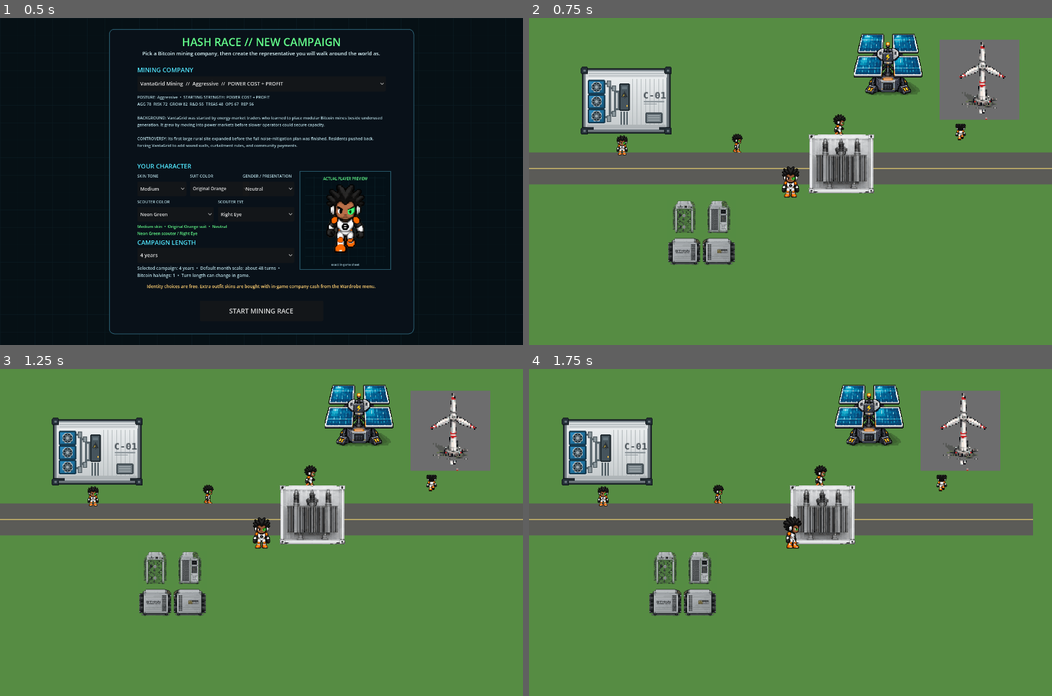
Above: before the commit, frames 1-4 (two rows, left to right).
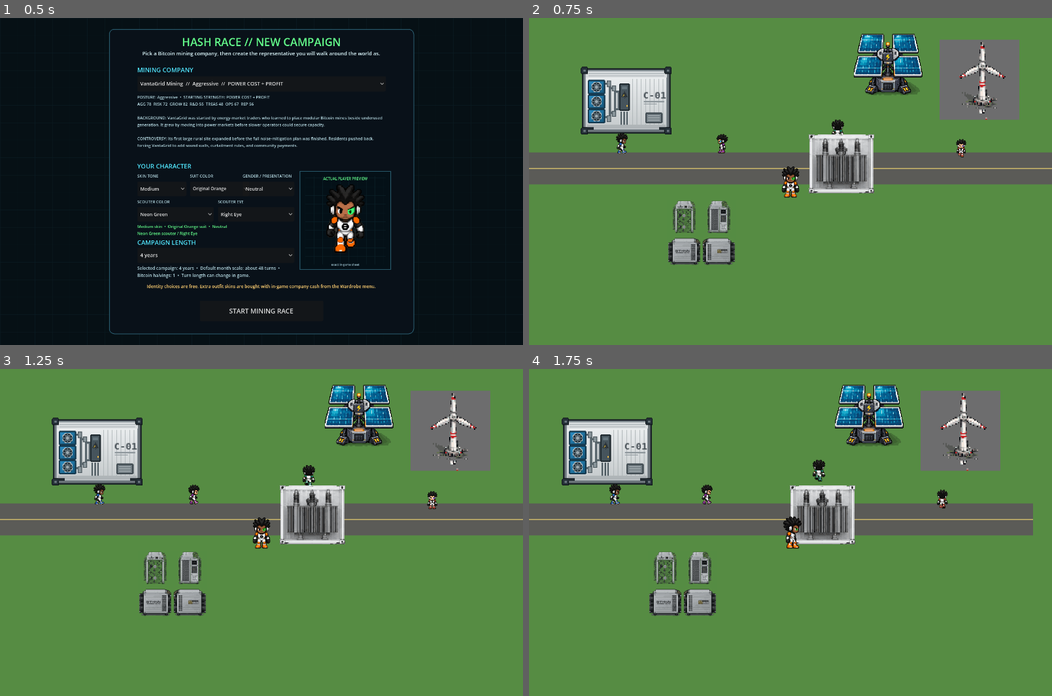
Above: after the commit, the same moments.

Repository: 1freetech/HashRace
Game: Godot game, scene res://scenes/campaign_setup.tscn
The game is run twice, just before and just after one commit, with the same random seed, the same clock (stepped at 60 frames per second) and the same inputs.
Inputs (mouse positions are in pixels of both pictures, inside the frame that each line leads up to):
- Up to frame 1 (0.5 s): no input
- Up to frame 2 (0.75 s): click "START MINING RACE" at 0.5 s
- Up to frame 3 (1.25 s): no input
- Up to frame 4 (1.75 s): tap Enter (ui_accept) at 1.25, 1.52 s; move the mouse to (905, 516) at 1.27 s; hold D (move_right) from 1.28 s (still down); tap E at 1.35 s; click (905, 516) at 1.42 s

Frame 1 is identical in both runs. In frame 2, 0.5% of the frame differs, in the area x 16-84%, y 29-43%; in frame 3, 0.6%; in frame 4, 0.7%, in the area x 13-81%, y 27-43%.

Commit message:
Replace clone NPC grid crops with diverse animated campus patrols

Diff:
--- a/Godot/scripts/world.gd
+++ b/Godot/scripts/world.gd
@@ -24,13 +24,15 @@
 var player_sprite: AnimatedSprite2D
 var player_facing := "down"
 var infrastructure_sprites: Dictionary = {}
-var npc_sprites: Array[Sprite2D] = []
+var npc_sprites: Array[AnimatedSprite2D] = []
+var npc_origins: Array[Vector2] = []
+var npc_time := 0.0
 
 const NPCS := [
-    {"pos": Vector2(430, 545), "frame": 0, "scale": 0.26, "flip": false},
-    {"pos": Vector2(760, 545), "frame": 9, "scale": 0.24, "flip": true},
-    {"pos": Vector2(1030, 500), "frame": 18, "scale": 0.27, "flip": false},
-    {"pos": Vector2(1370, 520), "frame": 27, "scale": 0.23, "flip": true},
+    {"pos": Vector2(430, 545), "scale": 0.26, "skin": Color("6b3f2a"), "suit": Color("1e5aa8"), "scouter": Color("62e88d"), "facing": "right", "patrol": Vector2(54, 0), "phase": 0.0},
+    {"pos": Vector2(760, 545), "scale": 0.24, "skin": Color("c98b62"), "suit": Color("7b2d8e"), "scouter": Color("4fd7ff"), "facing": "left", "patrol": Vector2(-48, 0), "phase": 1.4},
+    {"pos": Vector2(1030, 500), "scale": 0.27, "skin": Color("8b5a3c"), "suit": Color("16705a"), "scouter": Color("ffd35a"), "facing": "down", "patrol": Vector2(0, 44), "phase": 2.8},
+    {"pos": Vector2(1370, 520), "scale": 0.23, "skin": Color("e0ad83"), "suit": Color("9b3b31"), "scouter": Color("b783ff"), "facing": "up", "patrol": Vector2(0, -40), "phase": 4.2},
 ]
 
 const CAMPUS := {
@@ -74,27 +76,53 @@
     add_child(player_sprite)
 
 func _build_npc_population() -> void:
-    # Reuse visually distinct authored poses from the validated 32-pose sheet.
-    # Different facing, stance, scale and mirroring prevents the clone-population
-    # failure without inventing unvalidated binary art.
-    if PLAYER_ART == null:
-        return
+    # Every NPC uses the exact validated player-sheet regions, but gets a
+    # deterministic palette and patrol so the campus is visibly populated by
+    # distinct people rather than uniform-grid crops of the same character.
     for index in range(NPCS.size()):
         var spec: Dictionary = NPCS[index]
-        var sprite := Sprite2D.new()
+        var frames := PlayerSheet.build_customized_frames(spec.skin, spec.suit, spec.scouter)
+        if frames == null:
+            continue
+        var sprite := AnimatedSprite2D.new()
         sprite.name = "CampusNPC_%02d" % index
-        sprite.texture = PLAYER_ART
-        sprite.hframes = 8
-        sprite.vframes = 4
-        sprite.frame = int(spec.frame)
+        sprite.sprite_frames = frames
+        sprite.animation = StringName("idle_" + String(spec.facing))
         sprite.position = spec.pos
         sprite.scale = Vector2.ONE * float(spec.scale)
-        sprite.flip_h = bool(spec.flip)
         sprite.texture_filter = CanvasItem.TEXTURE_FILTER_NEAREST
+        npc_origins.append(spec.pos)
         npc_sprites.append(sprite)
         add_child(sprite)
 
+func _update_npc_population(delta: float) -> void:
+    npc_time += delta
+    for index in range(npc_sprites.size()):
+        var sprite := npc_sprites[index]
+        var spec: Dictionary = NPCS[index]
+        var phase := npc_time * 0.7 + float(spec.phase)
+        var amount := sin(phase)
+        var patrol: Vector2 = spec.patrol
+        var next_position := npc_origins[index] + patrol * amount
+        var velocity := next_position - sprite.position
+        sprite.position = next_position
+        var moving := absf(cos(phase)) > 0.18 and velocity.length_squared() > 0.01
+        var facing := String(spec.facing)
+        if absf(patrol.x) > absf(patrol.y):
+            facing = "right" if velocity.x >= 0.0 else "left"
+        elif absf(patrol.y) > 0.0:
+            facing = "down" if velocity.y >= 0.0 else "up"
+        var wanted := StringName(("walk_" if moving else "idle_") + facing)
+        if sprite.animation != wanted:
+            sprite.play(wanted)
+        elif moving and not sprite.is_playing():
+            sprite.play(wanted)
+        elif not moving and sprite.is_playing():
+            sprite.stop()
+            sprite.frame = 0
+
 func _process(delta: float) -> void:
+    _update_npc_population(delta)
     var direction := Input.get_vector("move_left", "move_right", "move_up", "move_down")
     var moving := false
     if direction.length() > 0.0:
@@ -275,16 +303,20 @@
     return true
 
 func npc_population_ready() -> bool:
-    if npc_sprites.size() != NPCS.size():
-        return false
-    var frames := {}
-    var scales := {}
-    for sprite in npc_sprites:
-        if sprite == null or not sprite.is_inside_tree():
-            return false
-        frames[sprite.frame] = true
-        scales[snappedf(sprite.scale.x, 0.01)] = true
-    return frames.size() == NPCS.size() and scales.size() >= 3
+    if npc_sprites.size() != NPCS.size() or npc_origins.size() != NPCS.size():
+        return false
+    var palettes := {}
+    for index in range(npc_sprites.size()):
+        var sprite := npc_sprites[index]
+        if sprite == null or not sprite.is_inside_tree() or sprite.sprite_frames == null:
+            return false
+        var spec: Dictionary = NPCS[index]
+        palettes[String(spec.skin) + String(spec.suit) + String(spec.scouter)] = true
+        if sprite.sprite_frames.get_frame_count(&"walk_left") != PlayerSheet.WALK_FRAME_COUNT:
+            return false
+        if sprite.sprite_frames.get_frame_count(&"walk_right") != PlayerSheet.WALK_FRAME_COUNT:
+            return false
+    return palettes.size() == NPCS.size()
 
 func runtime_ready() -> bool:
     if not npc_population_ready():
